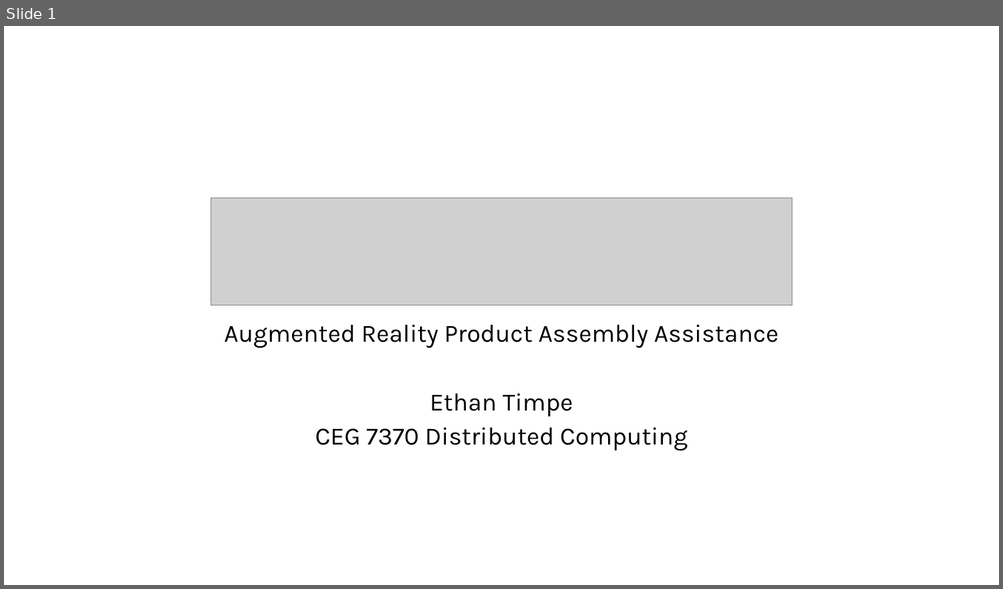
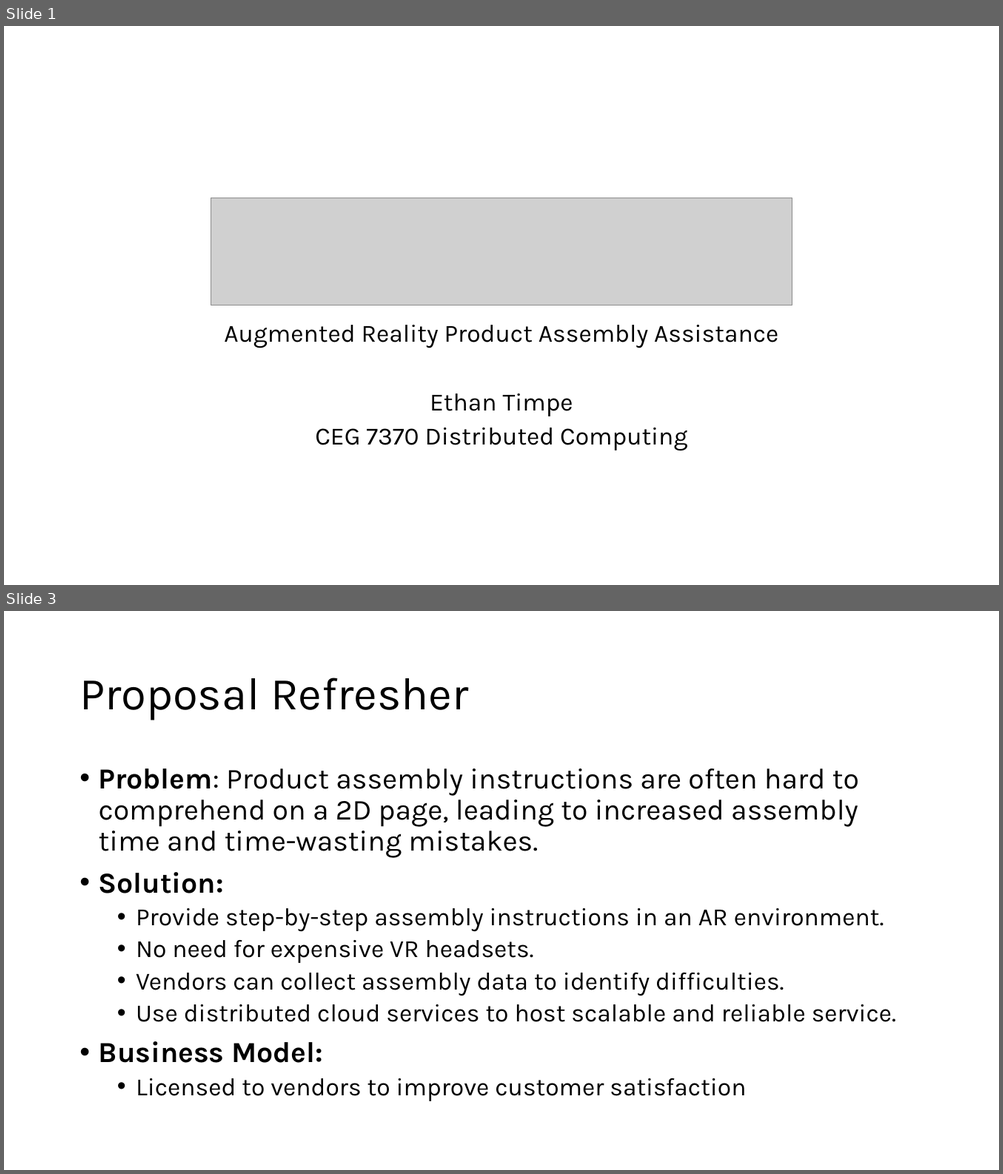
Before and after one commit to ethantimpe/AssemblAR, a slide deck: docs/slides/AssemblAR-Design.pptx. Shown one above the other, each under a label of ours: slide 1 before the commit, slides 1 and 3 after it; the slides between them are not shown. The pictures are 1003x589 and 1003x1174 pixels, drawn with LibreOffice and Linux fonts; fonts in the diff are those of the drawing; grey boxes stand for pictures. Boxes give left, top, right and bottom in pixels: in the first picture for what was removed or moved away, otherwise in the second. Text is boxed around its words. In the diff, an @@ line names an element or a change of style, - is before the commit and + after.

```diff
--- a/docs/slides/AssemblAR-Design.pptx
+++ b/docs/slides/AssemblAR-Design.pptx
@@ slide 3 added at box(4, 611, 999, 1170), background #FFFFFF @@
@@ title added at box(79, 678, 468, 721), 44 pt, text #000000 @@
+Proposal Refresher
@@ text added at box(99, 769, 896, 1102), 24 pt, text #000000 @@
+• Problem: Product assembly instructions are often hard to comprehend on a 2D page, leading to increased assembly time and time-wasting mistakes.
+• Solution:
+  • Provide step-by-step assembly instructions in an AR environment.
+  • No need for expensive VR headsets.
+  • Vendors can collect assembly data to identify difficulties.
+  • Use distributed cloud services to host scalable and reliable service.
+• Business Model:
+  • Licensed to vendors to improve customer satisfaction
```
Also in this commit, not shown: 1 slide changed, 7 other slides added.
